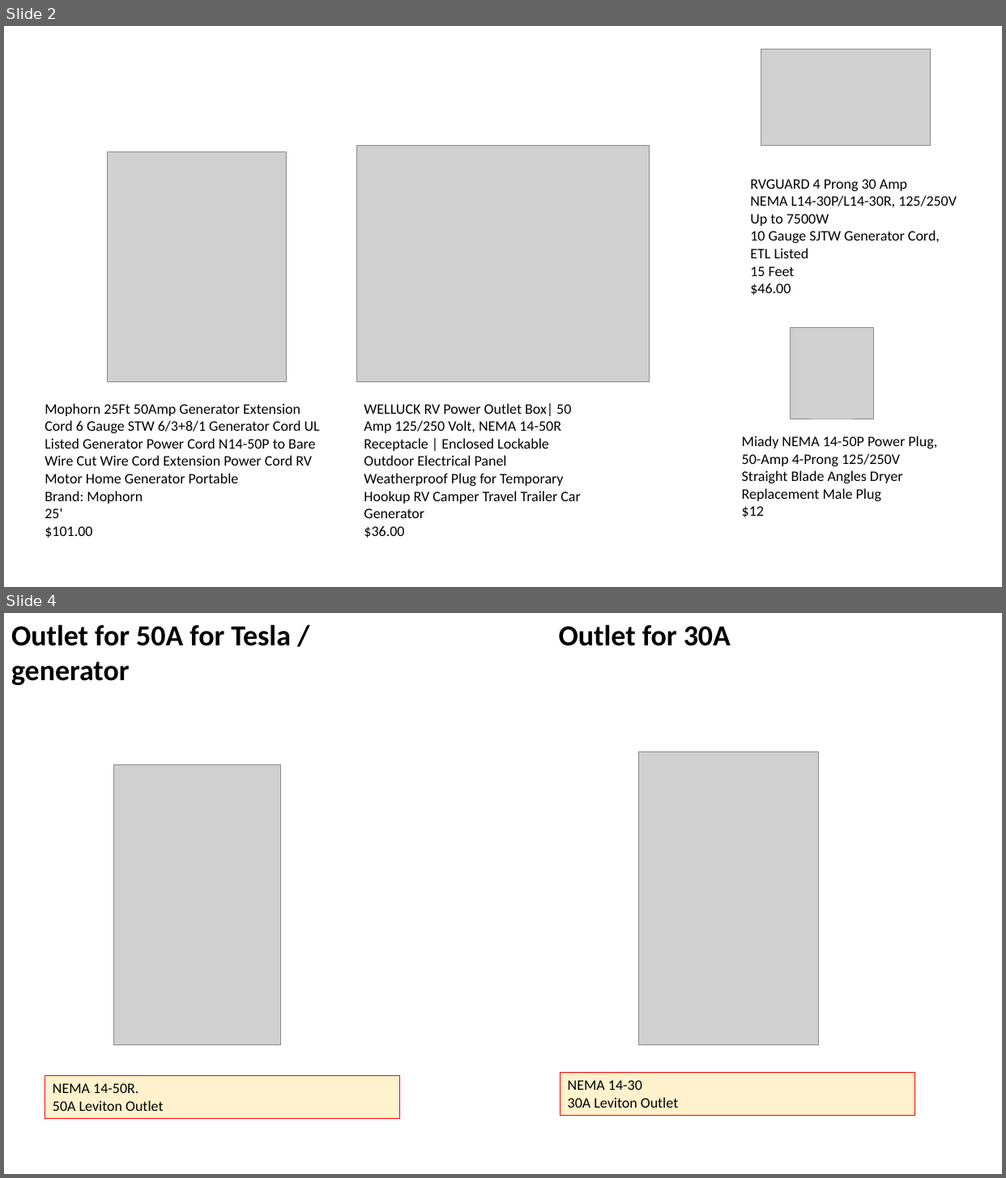
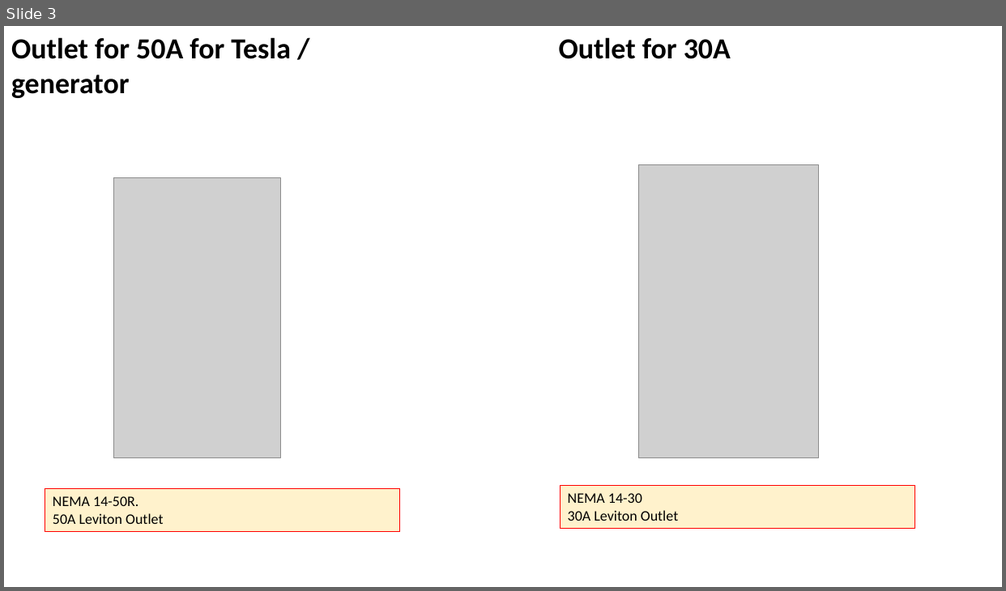
Before and after one commit to lselector/misc_farm, a slide deck: generator.pptx. Shown one above the other, each under a label of ours: slides 2 and 4 before the commit, slide 3 after it; the slides between them are not shown. The pictures are 1006x1178 and 1006x591 pixels, drawn with LibreOffice and Linux fonts; fonts in the diff are those of the drawing; grey boxes stand for pictures. Boxes give left, top, right and bottom in pixels: in the first picture for what was removed or moved away, otherwise in the second. Text is boxed around its words. In the diff, an @@ line names an element or a change of style, - is before the commit and + after.

```diff
--- a/generator.pptx
+++ b/generator.pptx
@@ slide 2 removed at (x1=4, y1=26, x2=1002, y2=587), background #FFFFFF @@
@@ picture removed at (x1=761, y1=49, x2=930, y2=146) @@
@@ picture removed at (x1=356, y1=145, x2=650, y2=382) @@
@@ picture removed at (x1=108, y1=152, x2=286, y2=382) @@
@@ text removed at (x1=750, y1=179, x2=957, y2=295) @@
-RVGUARD 4 Prong 30 Amp
-NEMA L14-30P/L14-30R, 125/250V Up to 7500W
-10 Gauge SJTW Generator Cord,
-ETL Listed
-15 Feet
-$46.00
@@ picture removed at (x1=791, y1=327, x2=875, y2=419) @@
@@ text removed at (x1=44, y1=403, x2=320, y2=538) @@
-Mophorn 25Ft 50Amp Generator Extension Cord 6 Gauge STW 6/3+8/1 Generator Cord UL Listed Generator Power Cord N14-50P to Bare Wire Cut Wire Cord Extension Power Cord RV Motor Home Generator Portable
-Brand: Mophorn
-25'
-$101.00
@@ text removed at (x1=364, y1=403, x2=580, y2=538) @@
-WELLUCK RV Power Outlet Box| 50 Amp 125/250 Volt, NEMA 14-50R Receptacle | Enclosed Lockable Outdoor Electrical Panel Weatherproof Plug for Temporary Hookup RV Camper Travel Trailer Car Generator
-$36.00
@@ text removed at (x1=742, y1=436, x2=937, y2=518) @@
-Miady NEMA 14-50P Power Plug, 50-Amp 4-Prong 125/250V Straight Blade Angles Dryer Replacement Male Plug
-$12
@@ what was slide 4 is now slide 3 @@
```
Also in this commit, not shown: 2 slides changed.
